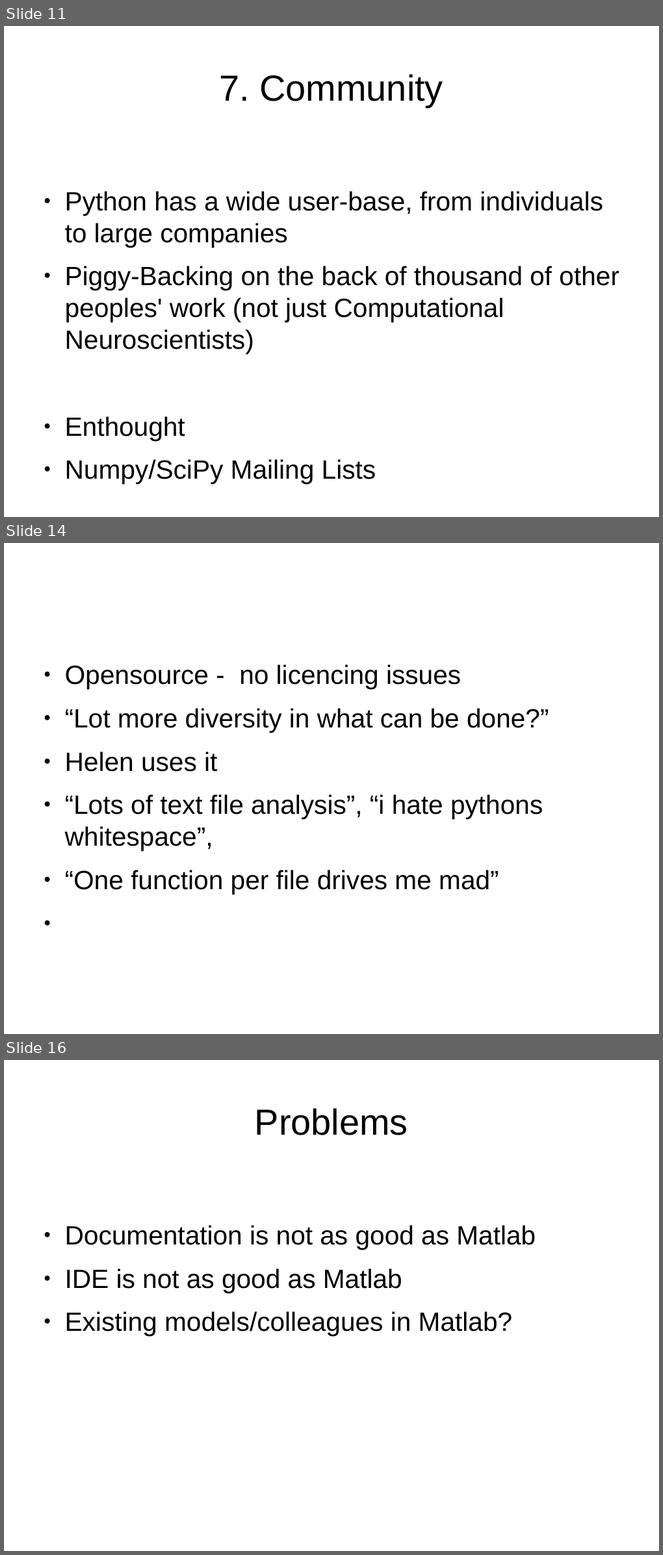
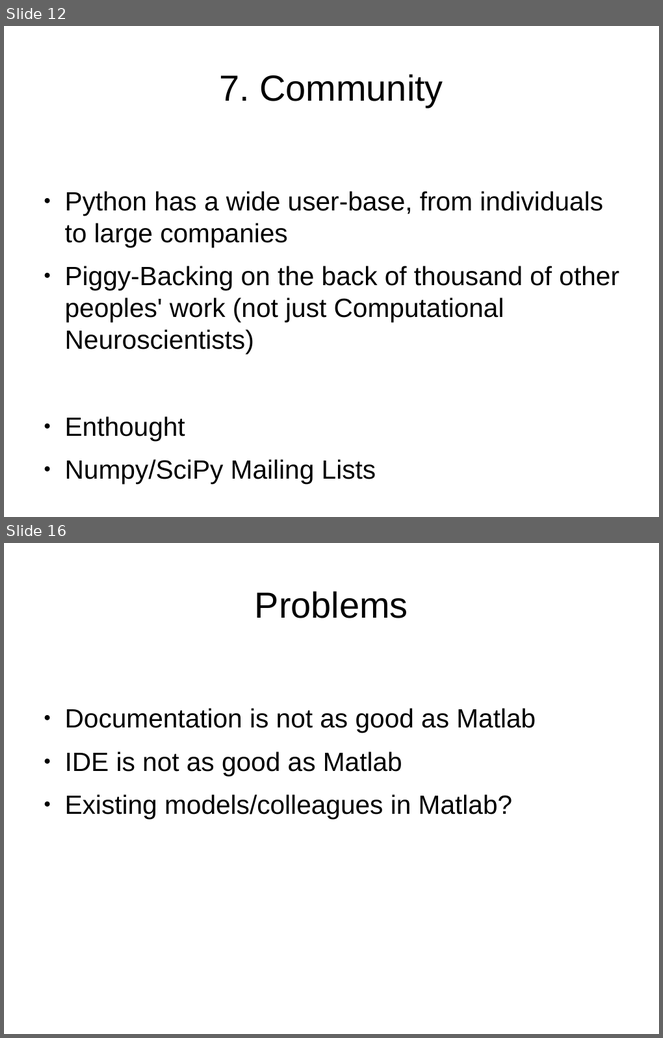
Before and after one commit to mikehulluk/IntroductionToResearchComputing, a slide deck: Wk8/WhYPython.odp. Shown one above the other, each under a label of ours: slides 11, 14 and 16 before the commit, slides 12 and 16 after it; the slides between them are not shown. The pictures are 663x1555 and 663x1038 pixels, drawn with LibreOffice and Linux fonts; fonts in the diff are those of the drawing. Boxes give left, top, right and bottom in pixels: in the first picture for what was removed or moved away, otherwise in the second. Text is boxed around its words. In the diff, an @@ line names an element or a change of style, - is before the commit and + after.

```diff
--- a/Wk8/WhYPython.odp
+++ b/Wk8/WhYPython.odp
@@ slide 14 removed at (x1=4, y1=543, x2=659, y2=1034), background #FFFFFF @@
@@ text removed at (x1=65, y1=665, x2=549, y2=895) @@
-● Opensource - no licencing issues
-● “Lot more diversity in what can be done?”
-● Helen uses it
-● “Lots of text file analysis”, “i hate pythons whitespace”,
-● “One function per file drives me mad”
@@ what was slide 11 is now slide 12 @@
```
Also in this commit, not shown: 5 slides changed, 2 slides added, 12 other files.
